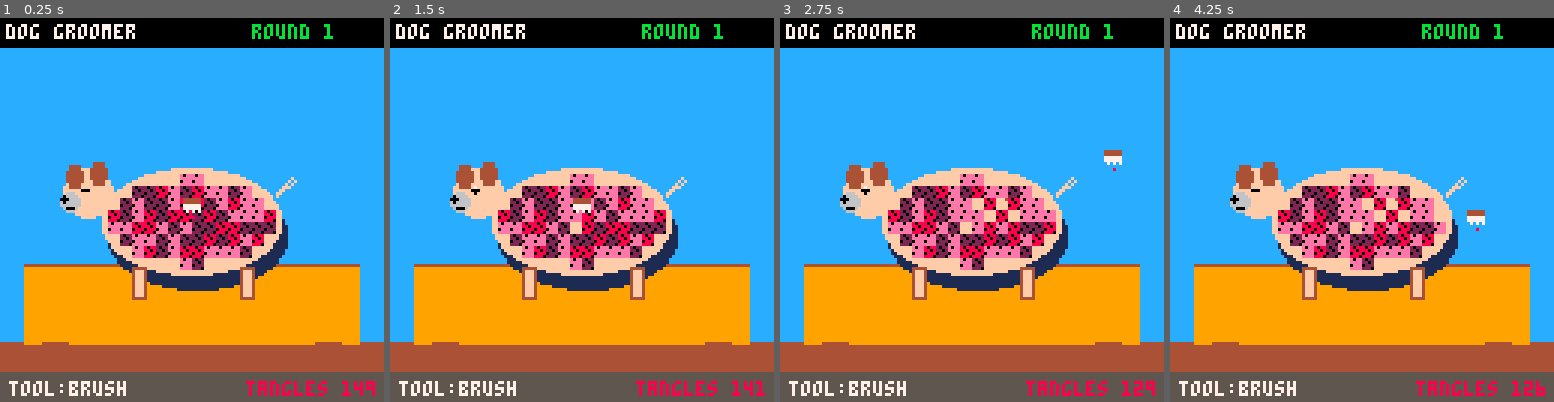
Above: before the commit, frames 1-4 (left to right).
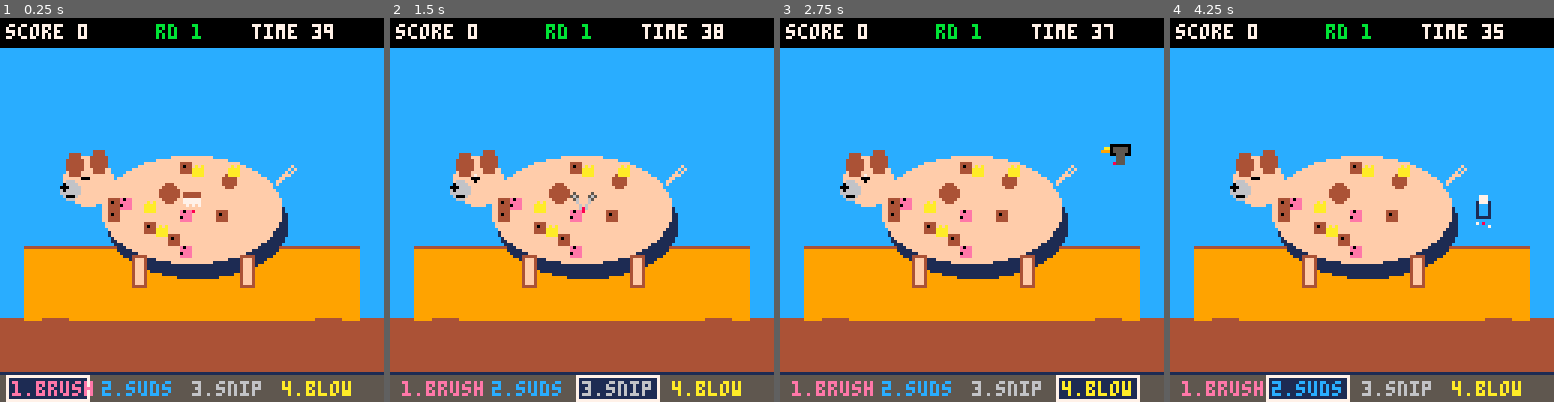
Above: after the commit, the same moments.

Repository: RubenTipparach/tic-labs
Game: PICO-8 cartridge games/pico8-dog-groomer/cart.p8
The game is run twice, just before and just after one commit, with the same random seed, the same clock (stepped at 60 frames per second) and the same inputs.
Inputs:
- Up to frame 1 (0.25 s): no input
- Up to frame 2 (1.5 s): tap X (X key) at 0.33, 1.07 s; tap O (Z key) at 0.7 s
- Up to frame 3 (2.75 s): hold Right 1.6-2.1 s; tap O (Z key) at 1.7, 2.1, 2.5 s; tap X (X key) at 1.85 s; hold Up 2.15-2.42 s; hold Right from 2.47 s (still down)
- Up to frame 4 (4.25 s): tap O (Z key) every 0.4 s from 2.9 to 4.1 s; tap X (X key) at 2.97, 4.08 s; release Right at 3.03 s; hold Left 3.08-3.58 s; hold Down 3.63-3.97 s; hold Right from 4.02 s (still down)

The runs differ from the first frame. In frame 1, 27% of the frame differs, in the area x 0-100%, y 1-100%; in frame 2, 27%; in frame 3, 27%; in frame 4, 27%.

Commit message:
Stage 2: full grooming kit, score, timer, scaling rounds
Each cell now tracks tangle, dirt, fur, and wet state. Tools cycle with X:
brush clears tangles, suds scrub dirt (and wet the spot), snip trims fur,
blow dries the wet. Per-dog timer with red flash near zero, score with a
time bonus on completion, and a "next customer" handoff for both clears
and timeouts. Issue budget scales by round, capped at 56.

https://claude.ai/code/session_01BAb6LtqcvWoW73dJ2uMePk

Diff:
--- a/games/pico8-dog-groomer/cart.p8
+++ b/games/pico8-dog-groomer/cart.p8
@@ -1,18 +1,20 @@
 pico-8 cartridge // http://www.pico-8.com
 version 42
 __lua__
--- dog groomer (stage 1)
+-- dog groomer (stage 2)
 -- by tic-labs
 
 cw=4
 cgw=14
 cgh=8
 cox=64-(cgw*cw)\2
-coy=68-(cgh*cw)\2
+coy=64-(cgh*cw)\2
 
 function _init()
- best=0
+ best_round=0
+ best_score=0
  round=1
+ score=0
  reset_dog()
 end
 
@@ -23,14 +25,31 @@
    local nx=(gx-(cgw-1)/2)/((cgw-1)/2)
    local ny=(gy-(cgh-1)/2)/((cgh-1)/2)
    if nx*nx+ny*ny<=1.05 then
-    add(cells,{gx=gx,gy=gy,tangle=1+flr(rnd(3))})
+    add(cells,{gx=gx,gy=gy,tangle=0,dirt=0,fur=0,wet=0})
    end
   end
  end
- cursor={x=64,y=66}
- tools={"brush"}
+ local budget=10+round*4
+ if budget>56 then budget=56 end
+ for i=1,budget do
+  local c=cells[1+flr(rnd(#cells))]
+  local k=1+flr(rnd(3))
+  if k==1 and c.tangle<3 then c.tangle+=1
+  elseif k==2 and c.dirt<3 then c.dirt+=1
+  elseif k==3 and c.fur<3 then c.fur+=1 end
+ end
+ dog_time=max(20*60,(42-round*2)*60)
+ cursor={x=64,y=64}
+ tools={
+  {n="brush",col=14},
+  {n="suds", col=12},
+  {n="snip", col=6},
+  {n="blow", col=10},
+ }
  tool=1
  done=false
+ timeout=false
+ dog_done_score=0
  cooldown=0
  wag=0
  sparkle=0
@@ -40,44 +59,66 @@
  wag+=1
  if sparkle>0 then sparkle-=1 end
  if cooldown>0 then cooldown-=1 end
- if done then
+ if done or timeout then
   if btnp(4) or btnp(5) then
    round+=1
    reset_dog()
   end
   return
  end
- local sp=1
- if btn(0) then cursor.x-=sp end
- if btn(1) then cursor.x+=sp end
- if btn(2) then cursor.y-=sp end
- if btn(3) then cursor.y+=sp end
- cursor.x=mid(10,cursor.x,118)
- cursor.y=mid(14,cursor.y,118)
+ dog_time-=1
+ if dog_time<=0 then
+  dog_time=0
+  timeout=true
+  return
+ end
+ if btn(0) then cursor.x-=1 end
+ if btn(1) then cursor.x+=1 end
+ if btn(2) then cursor.y-=1 end
+ if btn(3) then cursor.y+=1 end
+ cursor.x=mid(8,cursor.x,120)
+ cursor.y=mid(12,cursor.y,114)
  if btnp(5) then tool=tool%#tools+1 end
  if btn(4) and cooldown==0 then
   apply_tool()
   cooldown=4
  end
- local rem=0
- for c in all(cells) do rem+=c.tangle end
- if rem==0 then
+ if remaining()==0 then
   done=true
-  if round>best then best=round end
- end
+  local bonus=flr(dog_time/60)*5
+  score+=bonus
+  dog_done_score=bonus
+  if round>best_round then best_round=round end
+  if score>best_score then best_score=score end
+ end
+end
+
+function remaining()
+ local r=0
+ for c in all(cells) do
+  r+=c.tangle+c.dirt+c.fur+c.wet
+ end
+ return r
 end
 
 function apply_tool()
  local hit=false
+ local t=tools[tool].n
  for c in all(cells) do
   local cx=cox+c.gx*cw+2
   local cy=coy+c.gy*cw+2
   local dx=cx-cursor.x
   local dy=cy-cursor.y
   if dx*dx+dy*dy<=49 then
-   if tools[tool]=="brush" and c.tangle>0 then
-    c.tangle-=1
-    hit=true
+   if t=="brush" and c.tangle>0 then
+    c.tangle-=1 hit=true score+=1
+   elseif t=="suds" and c.dirt>0 then
+    c.dirt-=1 hit=true score+=1
+    c.wet=min(3,c.wet+1)
+   elseif t=="snip" and c.fur>0 then
+    c.fur-=1 hit=true score+=1
+   elseif t=="blow" and c.wet>0 then
+    c.wet-=1 hit=true score+=1
    end
   end
  end
@@ -86,32 +127,58 @@
 
 function _draw()
  cls(12)
- rectfill(0,108,127,127,4)
- rectfill(8,82,119,108,9)
- line(8,82,119,82,4)
- rectfill(14,108,22,124,4)
- rectfill(105,108,113,124,4)
-
+ rectfill(0,100,127,117,4)
+ rectfill(8,76,119,100,9)
+ line(8,76,119,76,4)
+ rectfill(14,100,22,116,4)
+ rectfill(105,100,113,116,4)
+
+ draw_dog()
+ draw_cursor(cursor.x,cursor.y)
+
+ draw_top_hud()
+ draw_dock()
+
+ if done then
+  rectfill(16,40,111,76,0)
+  rect(16,40,111,76,11)
+  local m="all groomed!"
+  print(m,64-#m*2,46,10)
+  print("time bonus "..dog_done_score,38,56,7)
+  print("\142 next customer",30,66,6)
+ elseif timeout then
+  rectfill(16,40,111,76,0)
+  rect(16,40,111,76,8)
+  local m="customer left :("
+  print(m,64-#m*2,46,8)
+  print("\142 next customer",30,66,6)
+ end
+end
+
+function draw_top_hud()
  rectfill(0,0,127,9,0)
- print("dog groomer",2,2,7)
- print("round "..round,84,2,11)
-
+ print("score "..score,2,2,7)
+ print("rd "..round,52,2,11)
+ local tcol=7
+ local secs=flr(dog_time/60)
+ if secs<=9 and not done and not timeout then
+  tcol=(wag\10)%2==0 and 8 or 9
+ end
+ print("time "..secs,84,2,tcol)
+end
+
+function draw_dock()
  rectfill(0,118,127,127,5)
- print("tool:"..tools[tool],3,121,7)
- local rem=0
- for c in all(cells) do rem+=c.tangle end
- print("tangles "..rem,82,121,8)
-
- draw_dog()
- draw_brush(cursor.x,cursor.y)
-
- if done then
-  rectfill(18,46,109,80,0)
-  rect(18,46,109,80,11)
-  local m="all brushed!"
-  print(m,64-#m*2,52,10)
-  print("good dog",48,62,7)
-  print("\142 next dog",42,72,6)
+ line(0,118,127,118,1)
+ for i=1,#tools do
+  local x=4+(i-1)*30
+  local y=120
+  if i==tool then
+   rectfill(x-2,y-1,x+25,y+7,1)
+   rect(x-2,y-1,x+25,y+7,7)
+  end
+  local t=tools[i]
+  print(i.."."..t.n,x,y+1,t.col)
  end
 end
 
@@ -152,6 +219,21 @@
  for c in all(cells) do
   local x=cox+c.gx*cw
   local y=coy+c.gy*cw
+  if c.fur>0 then
+   local col=10
+   if c.fur>=3 then col=9 end
+   for i=0,3 do
+    local h=1+c.fur+(i%2)
+    line(x+i,y-h,x+i,y,col)
+   end
+  end
+  if c.dirt>0 then
+   local col=4
+   if c.dirt>=3 then col=2 end
+   rectfill(x,y,x+cw-1,y+cw-1,col)
+   pset(x+1,y+1,0)
+   if c.dirt>=2 then pset(x+2,y+2,0) end
+  end
   if c.tangle>0 then
    local col=14
    if c.tangle>=2 then col=8 end
@@ -164,7 +246,25 @@
     pset(x+3,y+3,0)
    end
   end
- end
+  if c.wet>0 then
+   local col=12
+   if c.wet>=3 then col=1 end
+   pset(x,y+1,col)
+   pset(x+2,y,col)
+   pset(x+3,y+2,col)
+   if c.wet>=2 then pset(x+1,y+3,col) end
+  end
+ end
+end
+
+function draw_cursor(x,y)
+ local t=tools[tool].n
+ if t=="brush" then draw_brush(x,y)
+ elseif t=="suds" then draw_suds(x,y)
+ elseif t=="snip" then draw_snip(x,y)
+ elseif t=="blow" then draw_blow(x,y) end
+ if sparkle>0 then circ(x,y,sparkle,10) end
+ pset(x,y,8)
 end
 
 function draw_brush(x,y)
@@ -175,10 +275,31 @@
  for i=0,5 do
   line(hx+i,hy+2,hx+i,hy+3+(i%2),7)
  end
- if sparkle>0 then
-  circ(x,y,sparkle,10)
- end
- pset(x,y,8)
+end
+
+function draw_suds(x,y)
+ rectfill(x-2,y-7,x+2,y-2,12)
+ rect(x-2,y-7,x+2,y-2,1)
+ rectfill(x-1,y-9,x+1,y-7,7)
+ pset(x,y-1,12)
+ pset(x-2,y,7)
+ pset(x+2,y+1,7)
+end
+
+function draw_snip(x,y)
+ line(x-3,y-5,x,y,6)
+ line(x+3,y-5,x,y,6)
+ circ(x-3,y-5,1,5)
+ circ(x+3,y-5,1,5)
+ pset(x,y-1,8)
+end
+
+function draw_blow(x,y)
+ rectfill(x-1,y-6,x+5,y-3,5)
+ rect(x-1,y-6,x+5,y-3,0)
+ rectfill(x+1,y-3,x+3,y,5)
+ line(x-2,y-5,x-3,y-5,10)
+ line(x-2,y-4,x-4,y-4,9)
 end
 
 __gfx__
Not shown, changed: games/pico8-dog-groomer/meta.json
